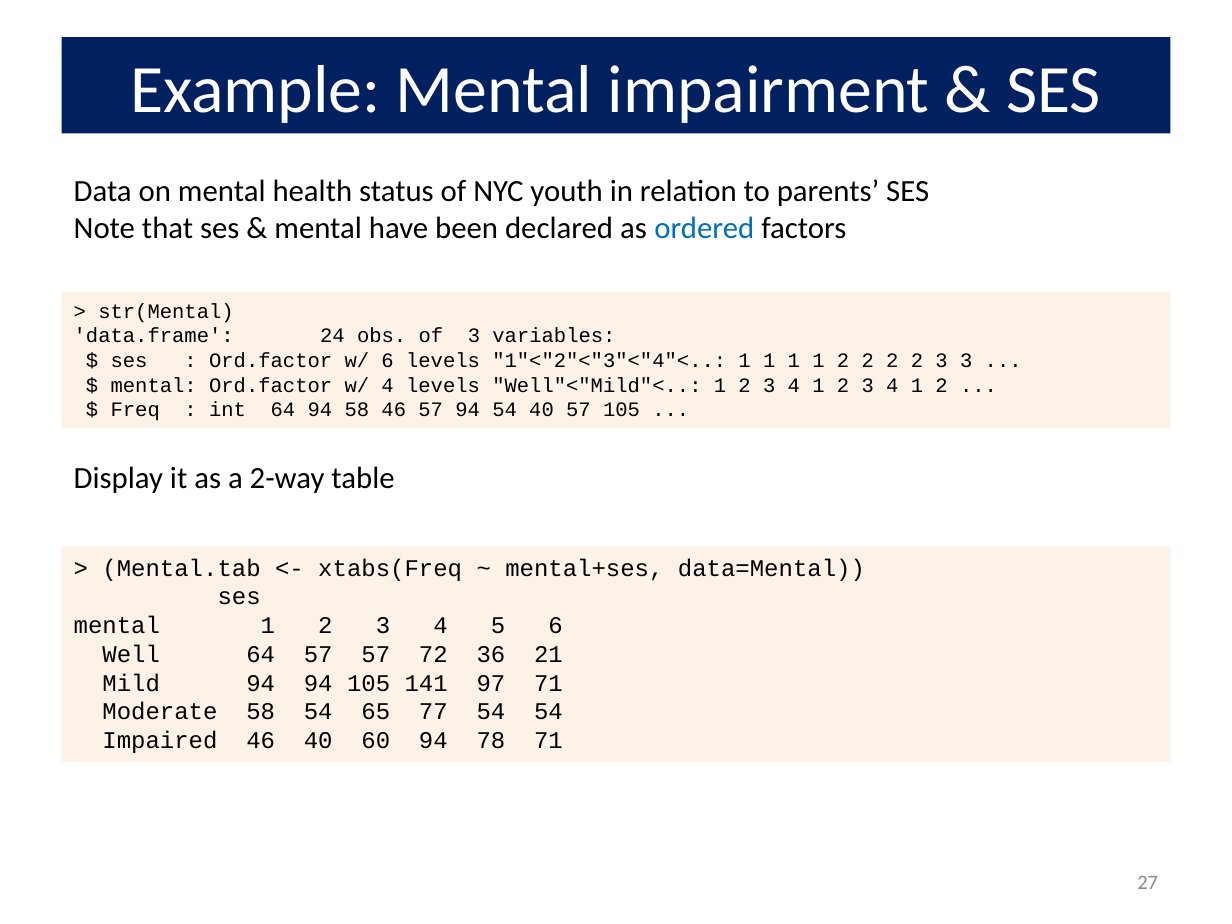
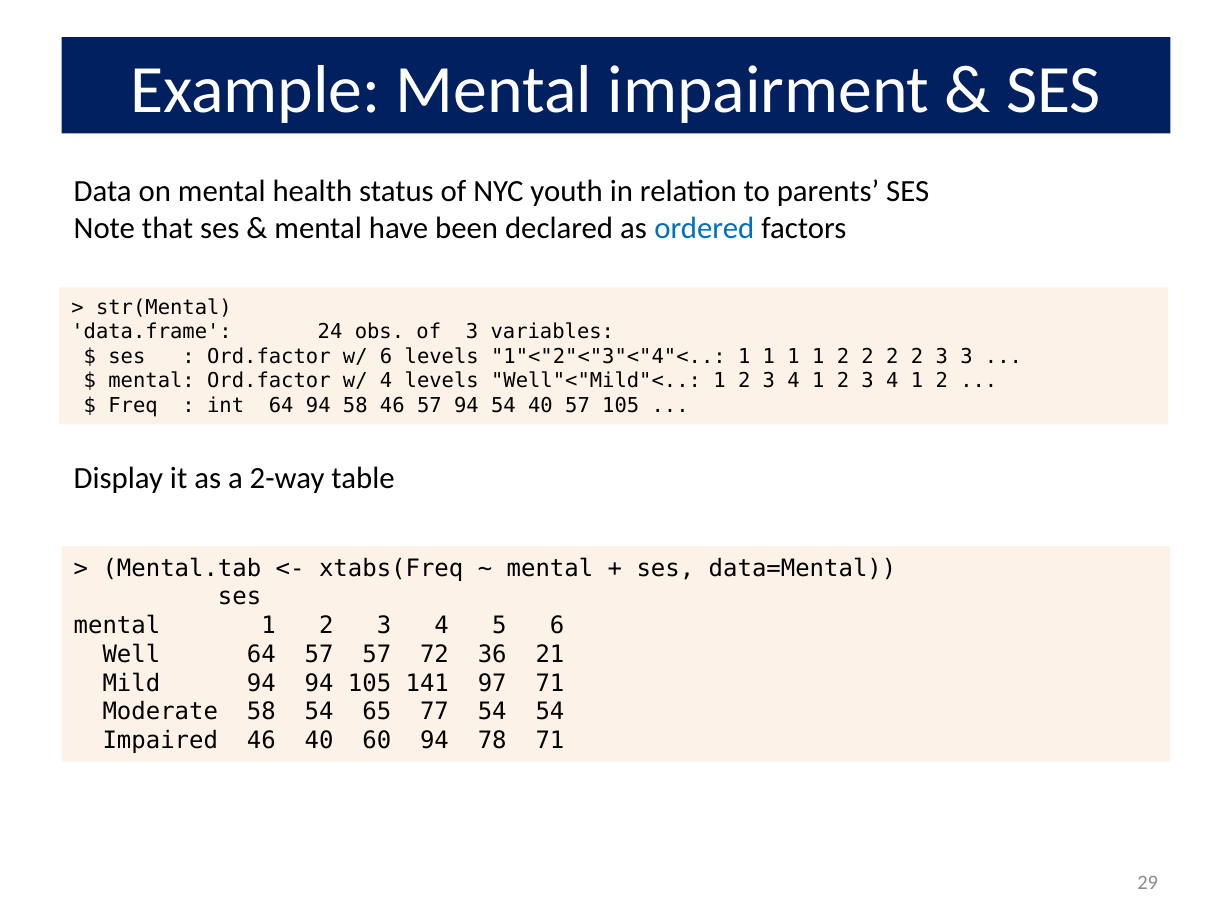
Before and after one commit to friendly/psy6136, a slide deck: slide 29 of docs/lectures/08-Loglin2.pptx (slide 27 before the commit). Drawn at 1232x924 pixels with LibreOffice and Linux fonts; fonts in the diff are those of the drawing. Boxes give left, top, right and bottom in pixels: in the first picture for what was removed or moved away, otherwise in the second. Text is boxed around its words. In the diff, an @@ line names an element or a change of style, - is before the commit and + after.

```diff
--- a/docs/lectures/08-Loglin2.pptx
+++ b/docs/lectures/08-Loglin2.pptx
@@ rectangle "> str(Mental)": place and size @@
-rectangle "> str(Mental)" at [62, 292, 1170, 429]
+rectangle "> str(Mental)" at [59, 287, 1168, 424]
@@ rectangle "> str(Mental)" at [59, 287, 1168, 424]: font Courier New to DejaVu Sans Mono @@
@@ text in rectangle at [103, 557, 897, 581]: text changed; font Courier New to DejaVu Sans Mono @@
-> (Mental.tab <- xtabs(Freq ~ mental+ses, data=Mental))
+> (Mental.tab <- xtabs(Freq ~ mental + ses, data=Mental))
@@ text in rectangle at [74, 590, 565, 753]: font Courier New to DejaVu Sans Mono in "ses", "mental 1 2 3 4 5 6", "Well 64 57 57 72 36 21", "Mild 94 94 105 141 97 71" and 2 more places @@
@@ page number at [1137, 876, 1158, 889]: text changed @@
-27
+29
```
Also in this commit, not shown: 30 other slides changed, 3 slides added, 26 other files.
